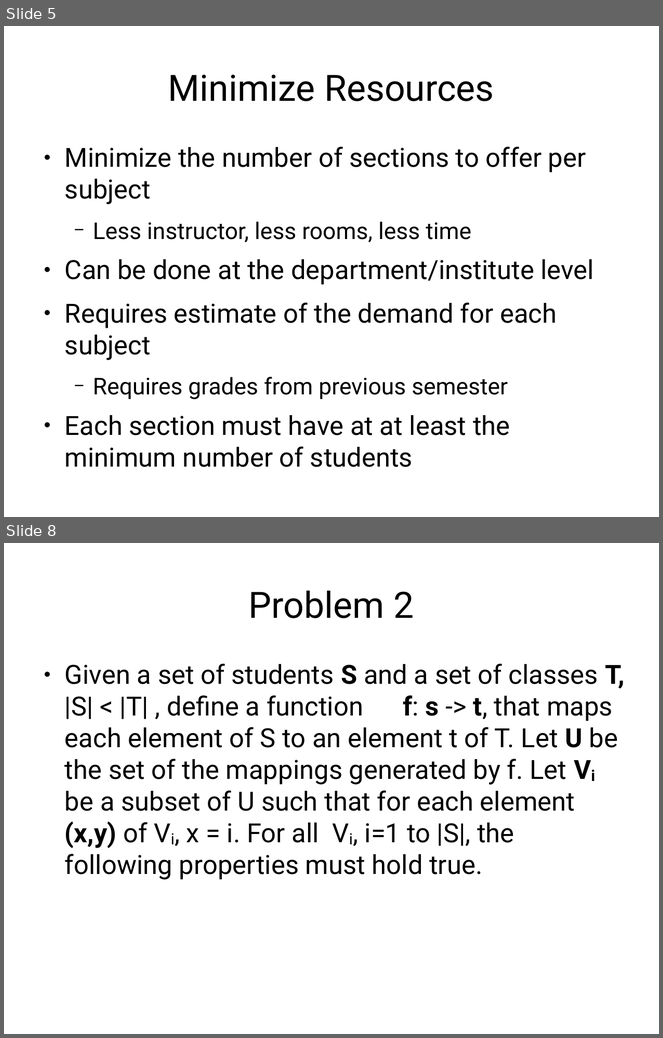
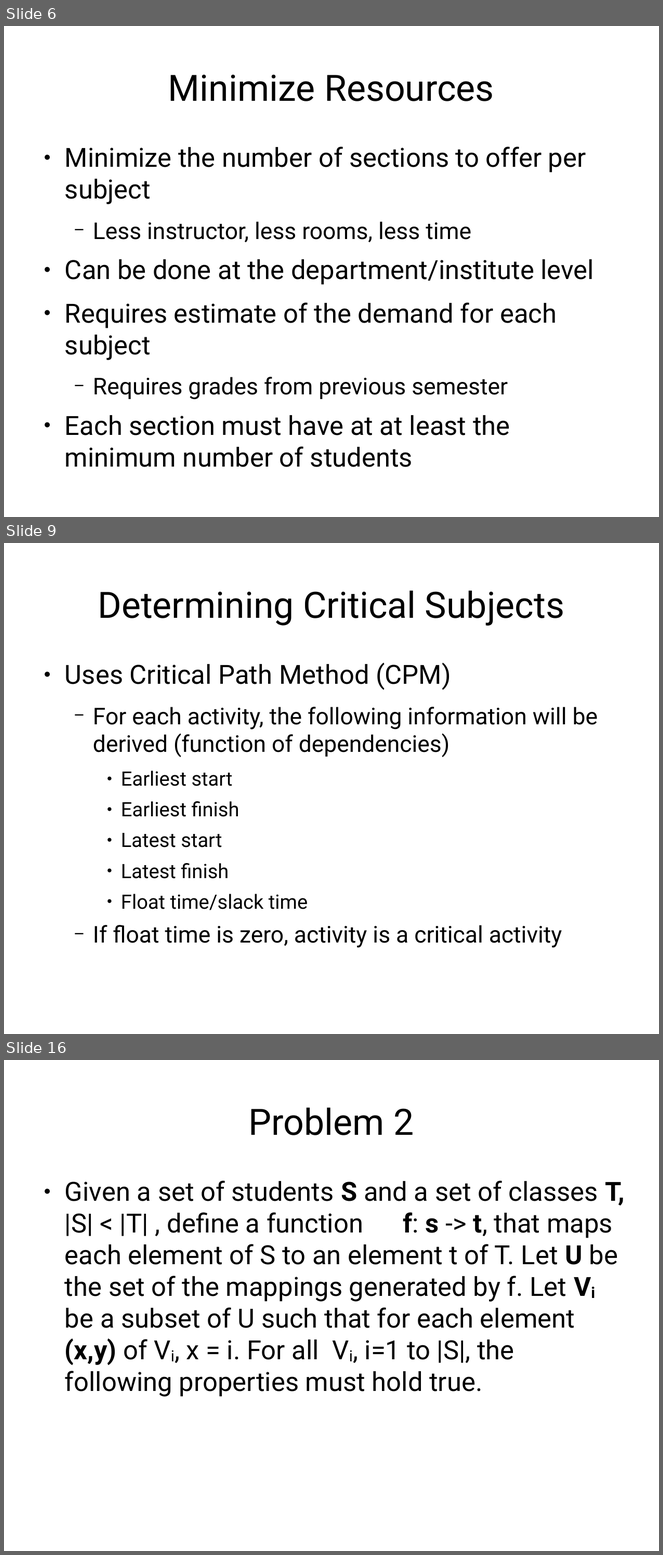
Before and after one commit to jachermocilla/jach-homepage, a slide deck: seminar-2008.odp. Shown one above the other, each under a label of ours: slides 5 and 8 before the commit, slides 6, 9 and 16 after it; the slides between them are not shown. The pictures are 663x1038 and 663x1555 pixels, drawn with LibreOffice and Linux fonts; fonts in the diff are those of the drawing. Boxes give left, top, right and bottom in pixels: in the first picture for what was removed or moved away, otherwise in the second. Text is boxed around its words. In the diff, an @@ line names an element or a change of style, - is before the commit and + after.

```diff
--- a/seminar-2008.odp
+++ b/seminar-2008.odp
@@ slide 9 added at box(4, 543, 659, 1034), background #FFFFFF @@
@@ title added at box(98, 590, 565, 626), 44 pt, text #000000 @@
+Determining Critical Subjects
@@ text added at box(65, 663, 598, 948), 28 pt, text #000000 @@
+● Uses Critical Path Method (CPM)
+  − For each activity, the following information will be derived (function of dependencies)
+    ● Earliest start
+    ● Earliest finish
+    ● Latest start
+    ● Latest finish
+    ● Float time/slack time
+  − If float time is zero, activity is a critical activity
@@ what was slide 5 is now slide 6 @@
@@ what was slide 8 is now slide 16 @@
```
Also in this commit, not shown: 3 slides changed, 24 other slides added, 1 other file.
